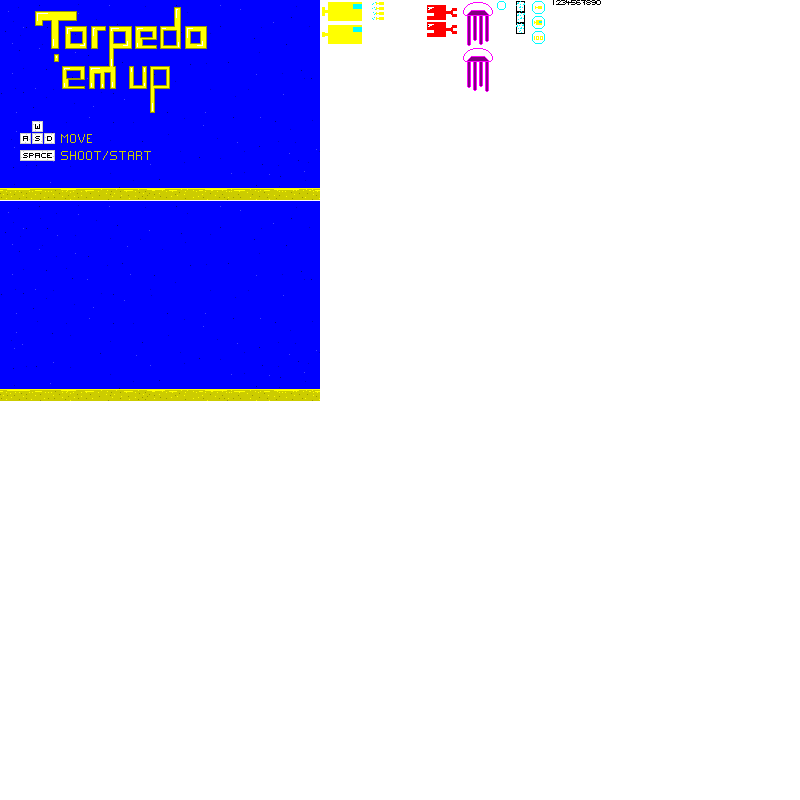
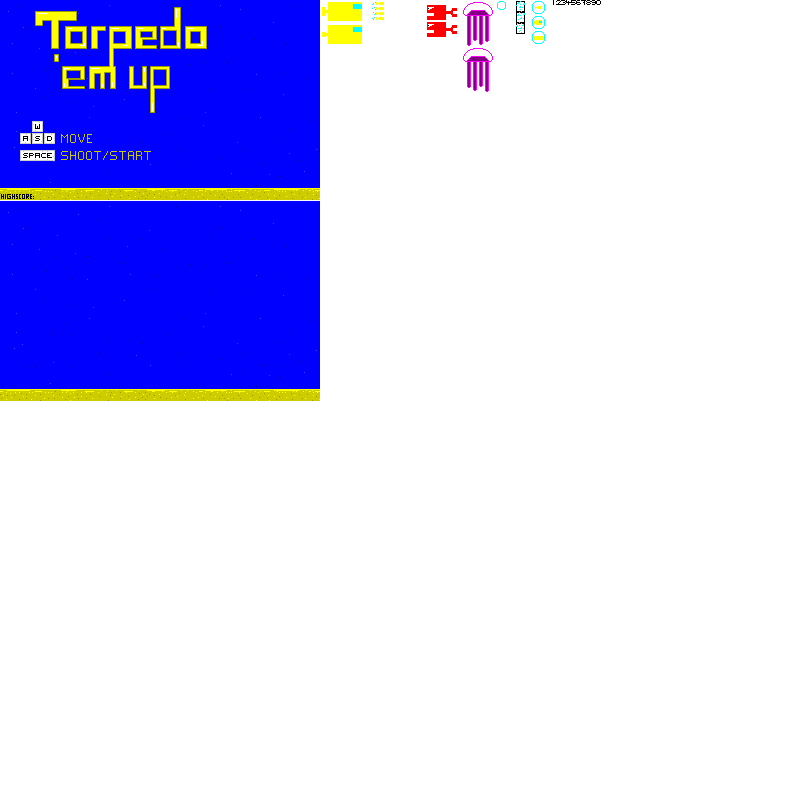
Two versions of the same layered image (800x800). Layer-by-layer changes:
added layer "Text" above "art" over box(1, 194, 34, 199)
